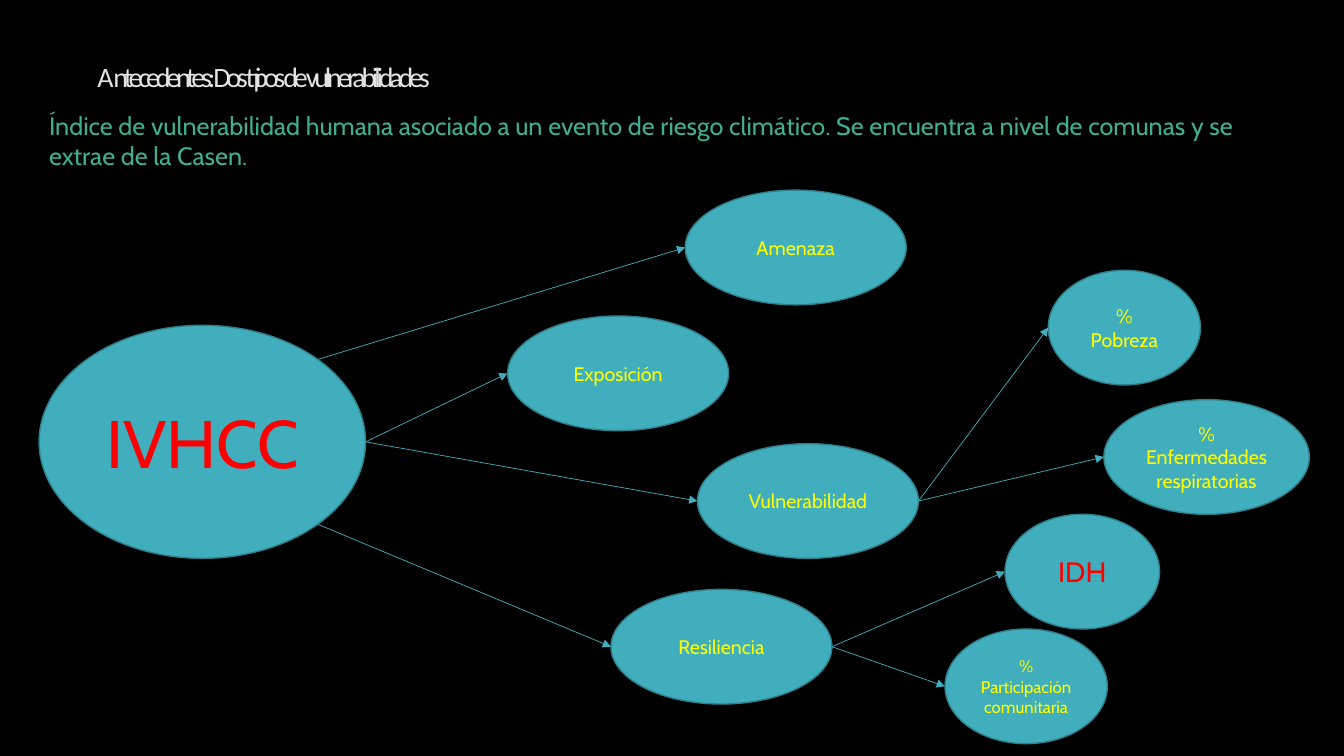
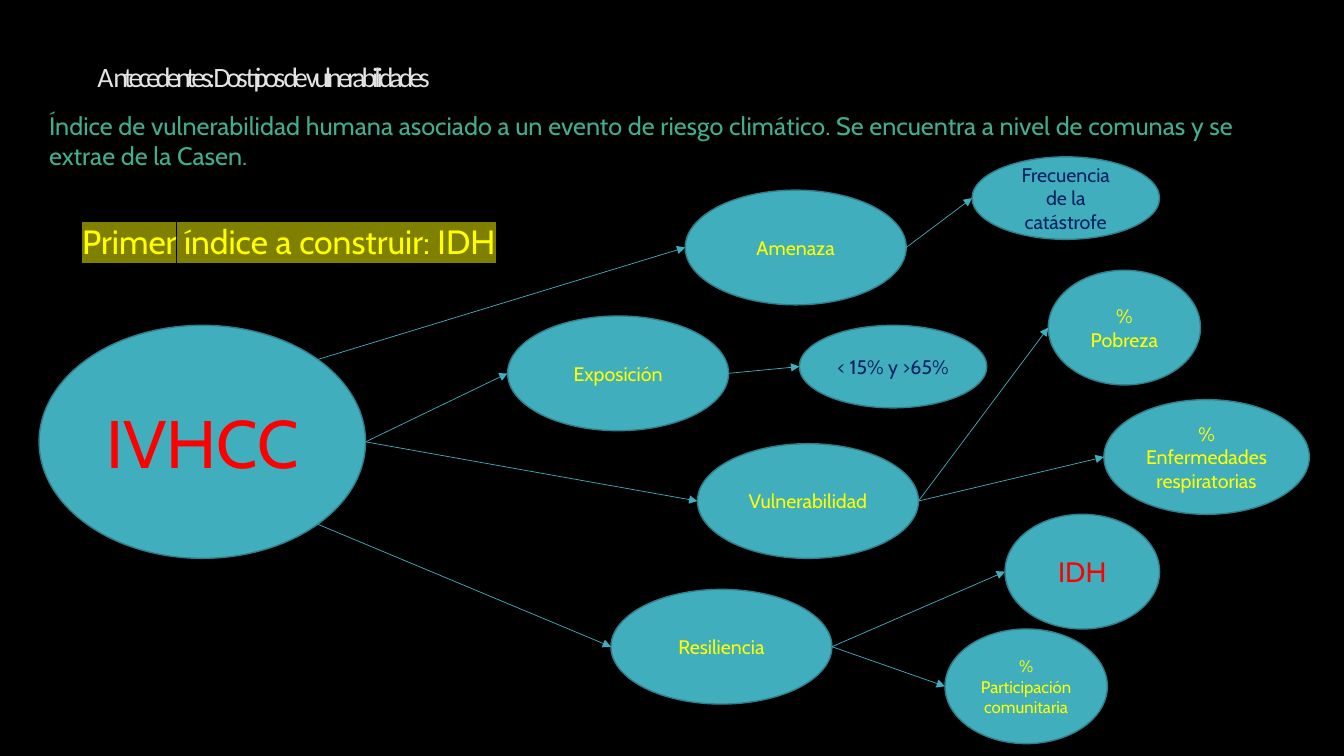
Before and after one commit to Sud-Austral/ds_indices, a slide deck: slide 11 of indices.pptx. Drawn at 1344x756 pixels with LibreOffice and Linux fonts; fonts in the diff are those of the drawing; background and template pictures are left out. Boxes give left, top, right and bottom in pixels: in the first picture for what was removed or moved away, otherwise in the second. Text is boxed around its words. In the diff, an @@ line names an element or a change of style, - is before the commit and + after.

Commit message:
up

```diff
--- a/indices.pptx
+++ b/indices.pptx
@@ ellipse added at box(972, 157, 1159, 240), fill #41AEBD, outline #30818C 1 pt, 14 pt, text #002060 @@
+Frecuencia de la catástrofe
@@ arrow added from (906, 248) to (972, 199), #41AEBD 0.5 pt @@
@@ text added at box(82, 229, 495, 255), 24 pt, text #FFFF00 @@
+Primer índice a construir: IDH
@@ ellipse added at box(800, 326, 987, 408), fill #41AEBD, outline #30818C 1 pt, 14 pt, text #002060 @@
+< 15% y >65%
@@ arrow added from (729, 373) to (800, 367), #41AEBD 0.5 pt @@
```
Also in this commit, not shown: 2 other slides changed, 4 slides added.
